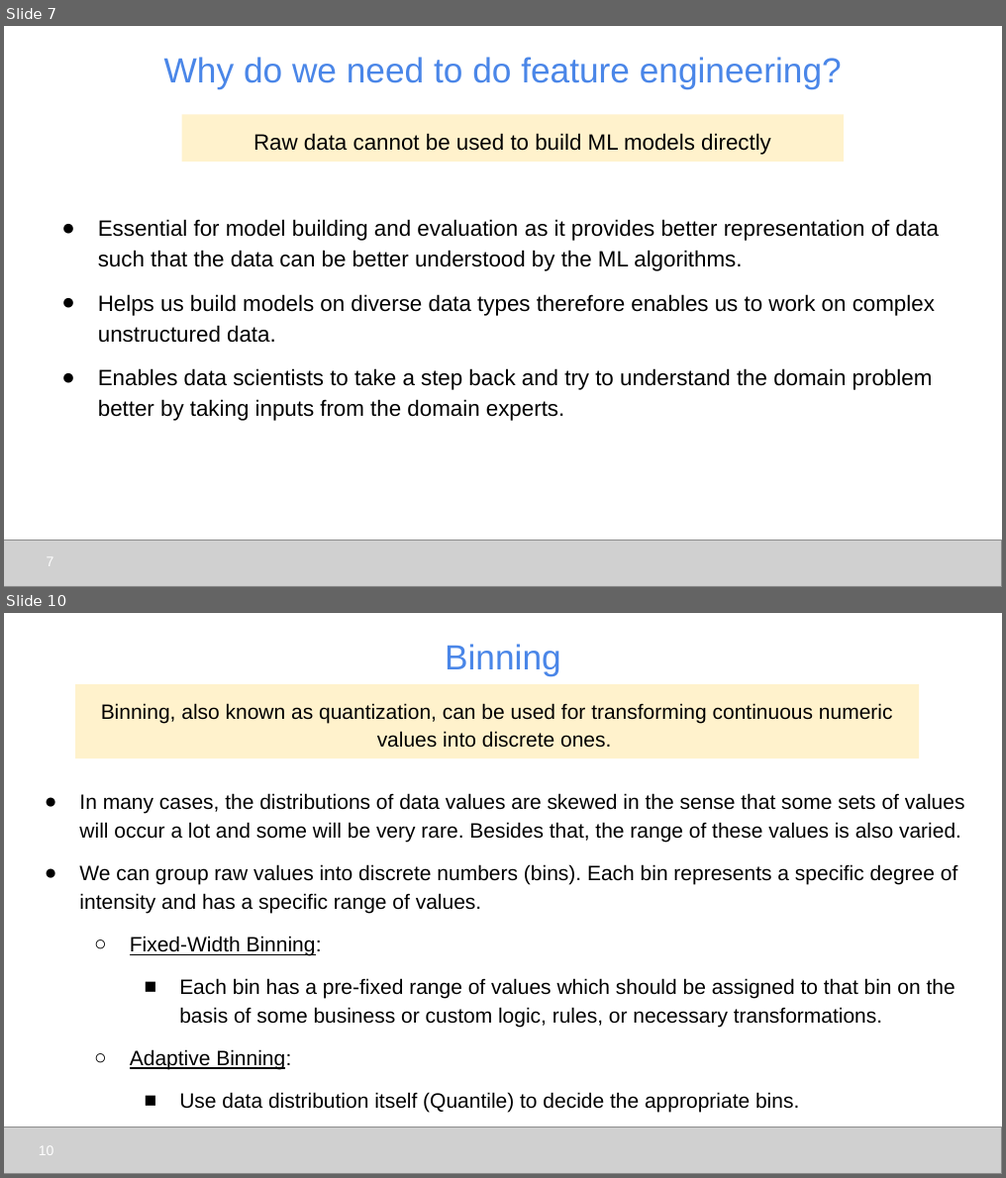
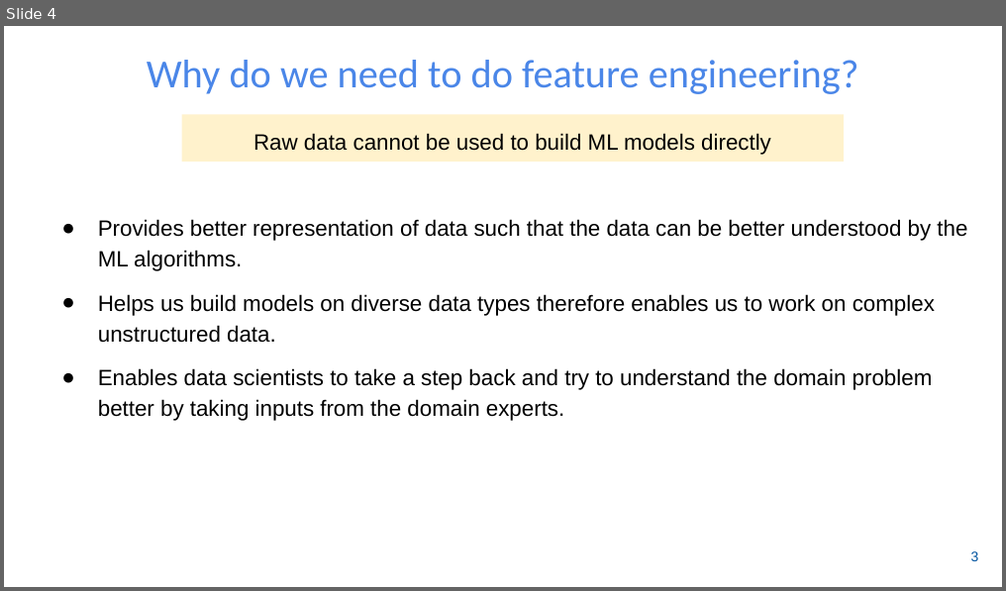
Before and after one commit to udel-cbcb/NIGMS-Sandbox-UD, a slide deck: Submodule_3/Lectures/Submodule_3_Lecture_2_Feature_Engineering_Scaling_Selection.pptx. Shown one above the other, each under a label of ours: slides 7 and 10 before the commit, slide 4 after it; the slides between them are not shown. The pictures are 1006x1178 and 1006x591 pixels, drawn with LibreOffice and Linux fonts; fonts in the diff are those of the drawing; grey boxes stand for pictures; background and template pictures are left out. Boxes give left, top, right and bottom in pixels: in the first picture for what was removed or moved away, otherwise in the second. Text is boxed around its words. In the diff, an @@ line names an element or a change of style, - is before the commit and + after.

```diff
--- a/Submodule_3/Lectures/Submodule_3_Lecture_2_Feature_Engineering_Scaling_Selection.pptx
+++ b/Submodule_3/Lectures/Submodule_3_Lecture_2_Feature_Engineering_Scaling_Selection.pptx
@@ slide 10 removed at [4,613,1002,1174], background #FFFFFF @@
@@ title removed at [445,644,561,676] @@
-Binning
@@ rectangle removed at [76,685,919,759] @@
-Binning, also known as quantization, can be used for transforming continuous numeric values into discrete ones.
@@ text removed at [79,793,965,1113] @@
-● In many cases, the distributions of data values are skewed in the sense that some sets of values will occur a lot and some will be very rare. Besides that, the range of these values is also varied.
-● We can group raw values into discrete numbers (bins). Each bin represents a specific degree of intensity and has a specific range of values.
-  ○ Fixed-Width Binning:
-    ■ Each bin has a pre-fixed range of values which should be assigned to that bin on the basis of some business or custom logic, rules, or necessary transformations.
-  ○ Adaptive Binning:
-    ■ Use data distribution itself (Quantile) to decide the appropriate bins.
@@ picture removed at [4,1127,1002,1173] @@
@@ page number removed at [39,1147,54,1156] @@
-10
@@ what was slide 7 is now slide 4 @@
@@ slide 4 changed as well @@
@@ title "Why do we need to ..." at [147,60,859,94]: size 25.2 to 28.8 pt, font Arial to Calibri @@
@@ text at [98,219,967,272]: text changed @@
-● Essential for model building and evaluation as it provides better representation of data such that the data can be better understood by the ML algorithms.
+● Provides better representation of data such that the data can be better understood by the ML algorithms.
@@ picture removed at [4,540,1002,586] @@
@@ page number removed at [47,558,54,567] @@
-7
@@ page number added at [971,552,979,562], 10 pt, text #00539F @@
+3
```
Also in this commit, not shown: 12 other slides changed, 8 slides added, 16 other slides removed, 1 other file.
